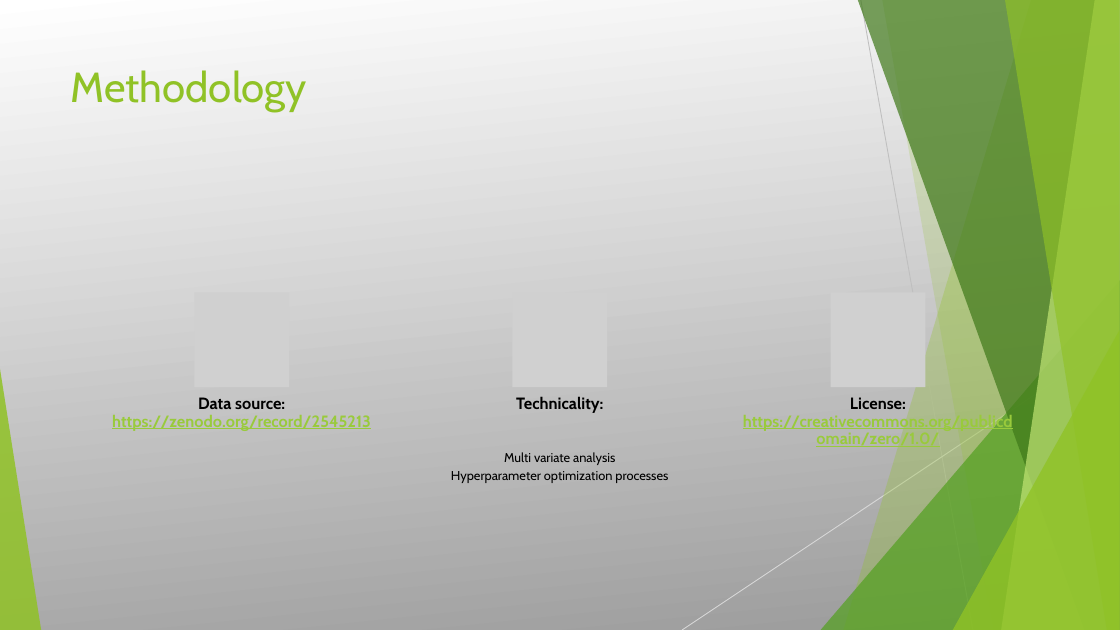
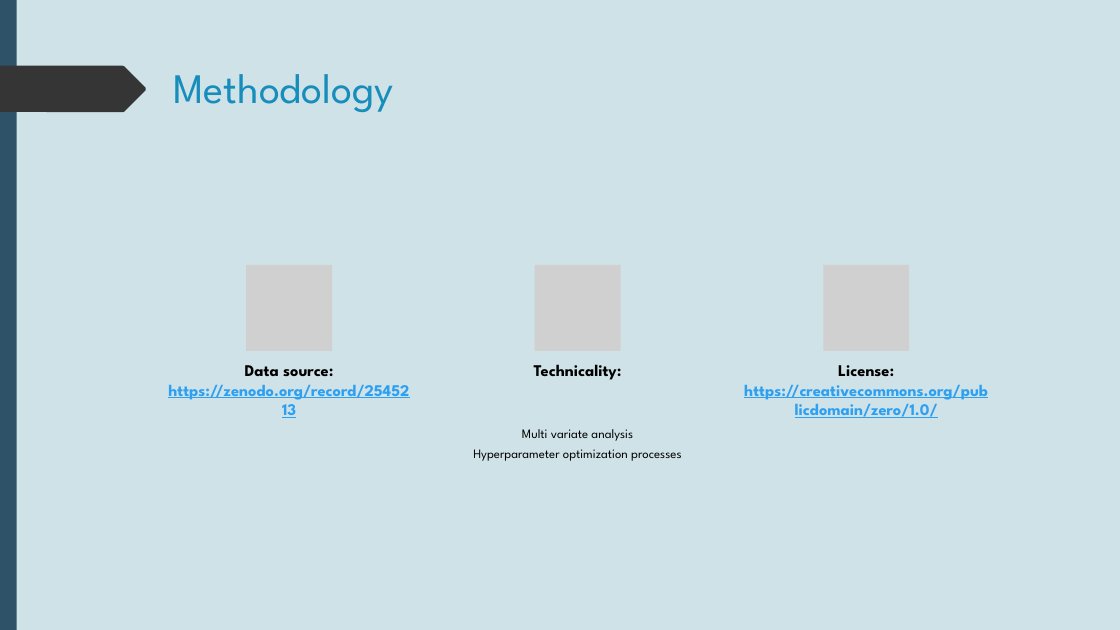
Before and after one commit to phanlinh94/age-prediction-model, a slide deck: slide 5 of Presentation1.pptx. Drawn at 1120x630 pixels with LibreOffice and Linux fonts; fonts in the diff are those of the drawing; grey boxes stand for pictures. Boxes give left, top, right and bottom in pixels: in the first picture for what was removed or moved away, otherwise in the second. Text is boxed around its words. In the diff, an @@ line names an element or a change of style, - is before the commit and + after.

```diff
--- a/Presentation1.pptx
+++ b/Presentation1.pptx
@@ background gradient #FFFFFF to #9A9A9A to #CFE2E7 @@
@@ rectangle added at (0,0,1120,630), fill #CFE2E7 @@
@@ rectangle added at (0,0,17,630), fill #2E5369 @@
@@ title "Methodology": place and size @@
-title "Methodology" at (71,70,307,112)
+title "Methodology" at (173,74,394,112)
@@ title "Methodology" at (173,74,394,112): font Cabin to League Spartan, text colour #90C226 to #178DBB @@
@@ freeform shape added at (0,66,146,112), fill #353535 @@
@@ picture added at (246,265,332,350) @@
@@ picture: place and size @@
-picture at (513,292,607,387)
+picture at (535,265,621,350)
@@ picture added at (823,265,909,350) @@
@@ picture removed at (194,292,289,387) @@
@@ picture removed at (831,292,926,387) @@
@@ group removed at (0,0,1120,630): 5 freeform shapes, 3 triangles, 2 lines @@
@@ text "Data source: https://zenodo.org/record/2545213": place and size @@
-text "Data source: https://zenodo.org/record/2545213" at (112,397,371,431)
+text "Data source: https://zenodo.org/record/2545213" at (168,365,409,400)
@@ text "Data source: https://zenodo.org/record/2545213" at (168,365,409,400): font Cabin to League Spartan; text colour #99CA3C to #2DA0F1 in "https://zenodo.org/record/2545213"; line spacing 0.9 to 1 @@
@@ text "Technicality:" at (534,364,622,380): font Cabin to League Spartan; line spacing 0.9 to 1 @@
@@ text "Technicality:": place and size @@
-text "Technicality:" at (516,396,603,413)
+text "Technicality:" at (534,364,622,380)
@@ text "License: https://creativecommons.org/publicdomain/zero/1.0/": place and size @@
-text "License: https://creativecommons.org/publicdomain/zero/1.0/" at (743,397,1013,449)
+text "License: https://creativecommons.org/publicdomain/zero/1.0/" at (744,365,988,418)
@@ text "License: https://creativecommons.org/publicdomain/zero/1.0/" at (744,365,988,418): font Cabin to League Spartan; text colour #99CA3C to #2DA0F1 in "https://creativecommons.org/publicdomain/zero/1.0/"; line spacing 0.9 to 1 @@
@@ text "Multi variate analysis": place and size @@
-text "Multi variate analysis" at (451,452,668,483)
+text "Multi variate analysis" at (473,429,682,461)
@@ text "Multi variate analysis" at (473,429,682,461): font Cabin to League Spartan; line spacing 0.9 to 1 @@
@@ group added at (0,237,130,630): 5 freeform shapes @@
@@ group added at (3,0,132,630): 5 freeform shapes @@
```
Also in this commit, not shown: 9 other slides changed, 2 slides added, 2 other files.
